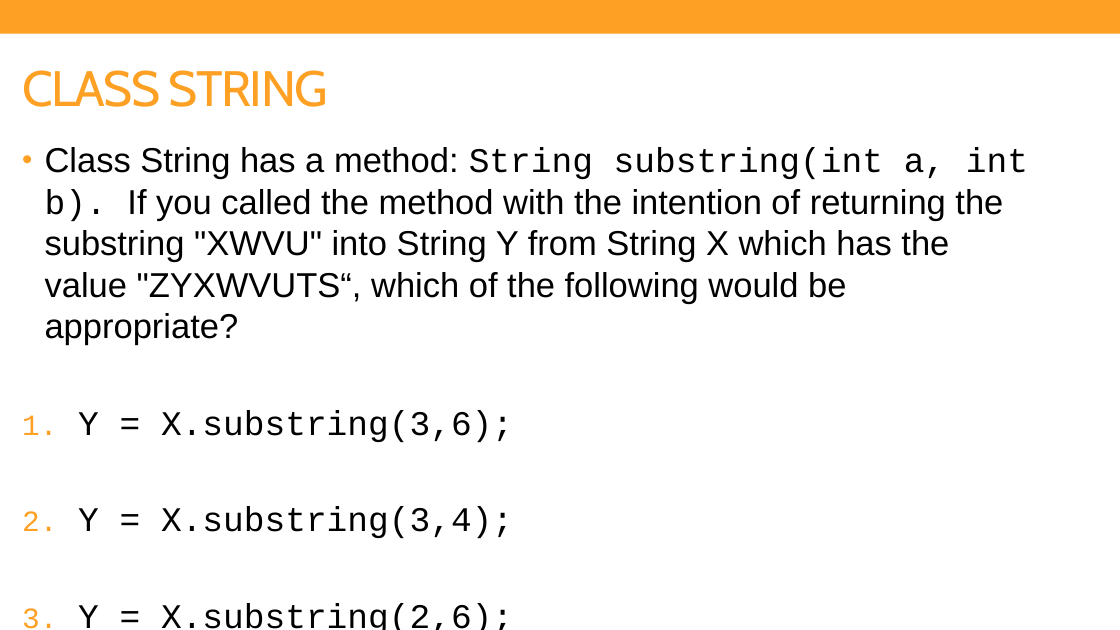
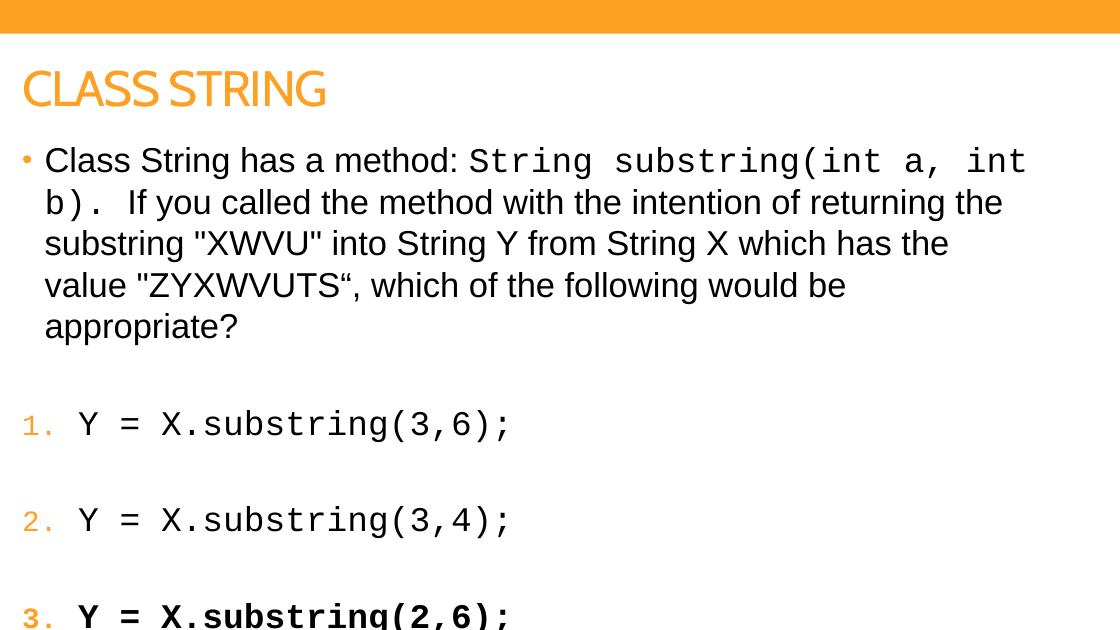
Before and after one commit to shersingh7/JAC444, a slide deck: slide 9 of Week 2/JAC444_Week2_Fundamental Concepts and Classes in Java(1).pptx. Drawn at 1120x630 pixels with LibreOffice and Linux fonts; fonts in the diff are those of the drawing. Boxes give left, top, right and bottom in pixels: in the first picture for what was removed or moved away, otherwise in the second. Text is boxed around its words. In the diff, an @@ line names an element or a change of style, - is before the commit and + after.

```diff
--- a/Week 2/JAC444_Week2_Fundamental Concepts and Classes in Java(1).pptx
+++ b/Week 2/JAC444_Week2_Fundamental Concepts and Classes in Java(1).pptx
@@ text at (x1=78, y1=603, x2=513, y2=630): bold on in "Y = X.substring(2,6);" @@
```
Also in this commit, not shown: 4 other slides changed, 40 other files.
